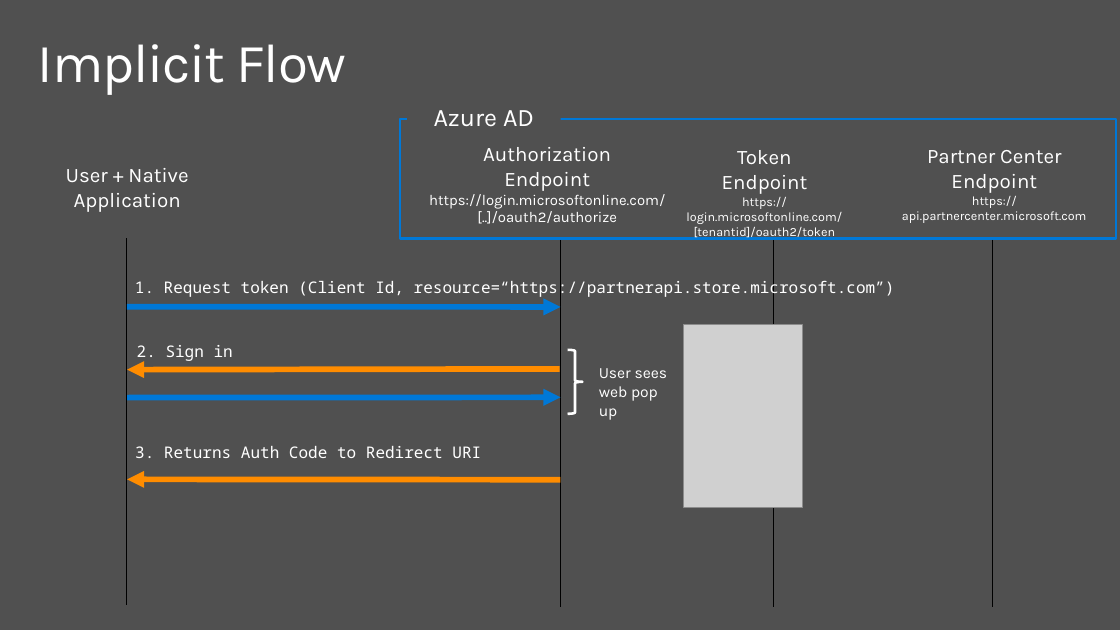
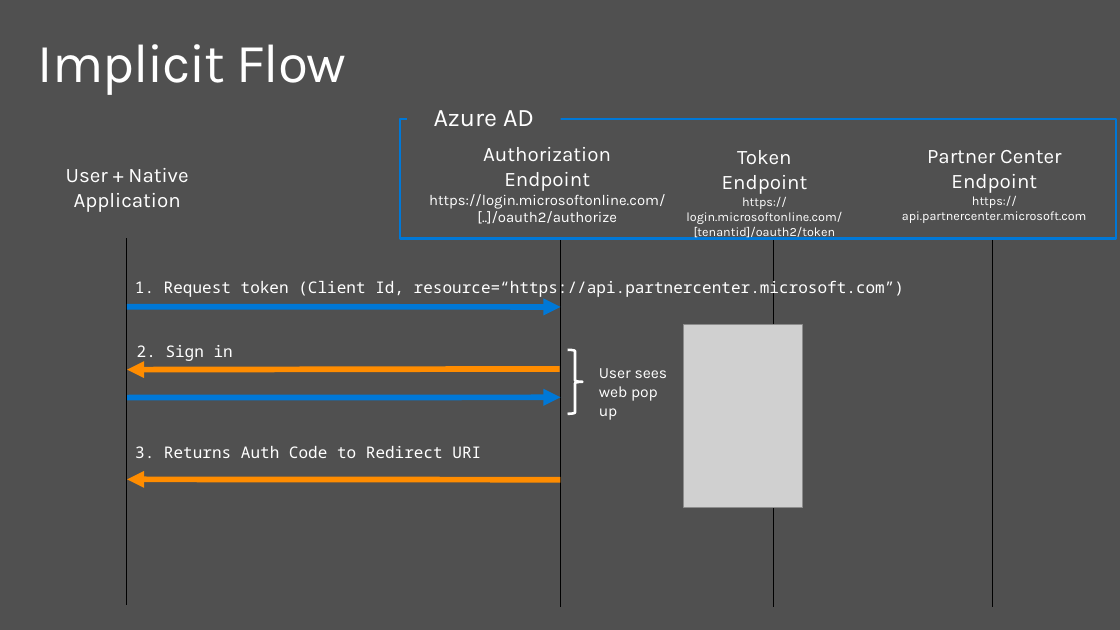
Before and after one commit to isabella232/training-course, a slide deck: slide 48 of mod-02-azuread/mod-02-azuread.pptx. Drawn at 1120x630 pixels with LibreOffice and Linux fonts; fonts in the diff are those of the drawing; grey boxes stand for pictures; background and template pictures are left out. Boxes give left, top, right and bottom in pixels: in the first picture for what was removed or moved away, otherwise in the second. Text is boxed around its words. In the diff, an @@ line names an element or a change of style, - is before the commit and + after.

Commit message:
update slides and demos with Partner Center SDK GA updates

```diff
--- a/mod-02-azuread/mod-02-azuread.pptx
+++ b/mod-02-azuread/mod-02-azuread.pptx
@@ text at [135,278,904,298]: text changed @@
-1. Request token (Client Id, resource=“https://partnerapi.store.microsoft.com”)
+1. Request token (Client Id, resource=“https://api.partnercenter.microsoft.com”)
```
Also in this commit, not shown: 4 other slides changed, 15 other files.
